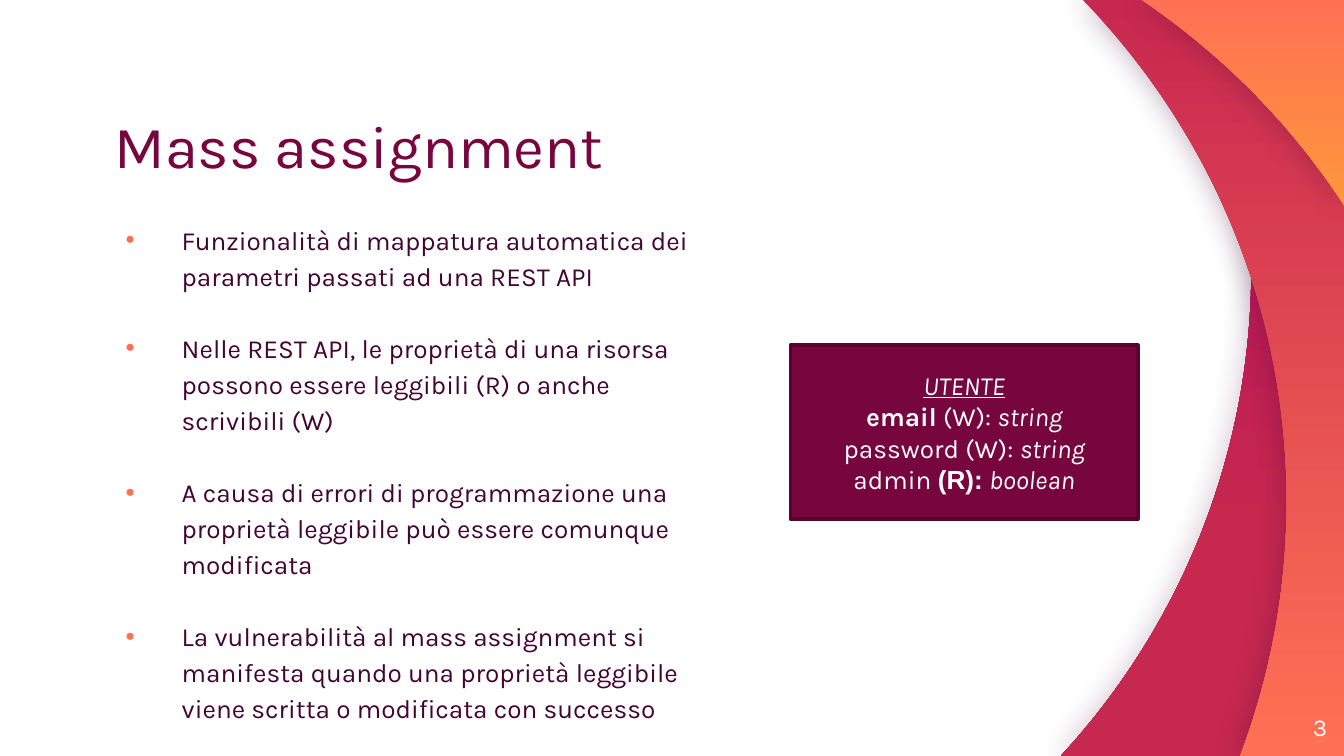
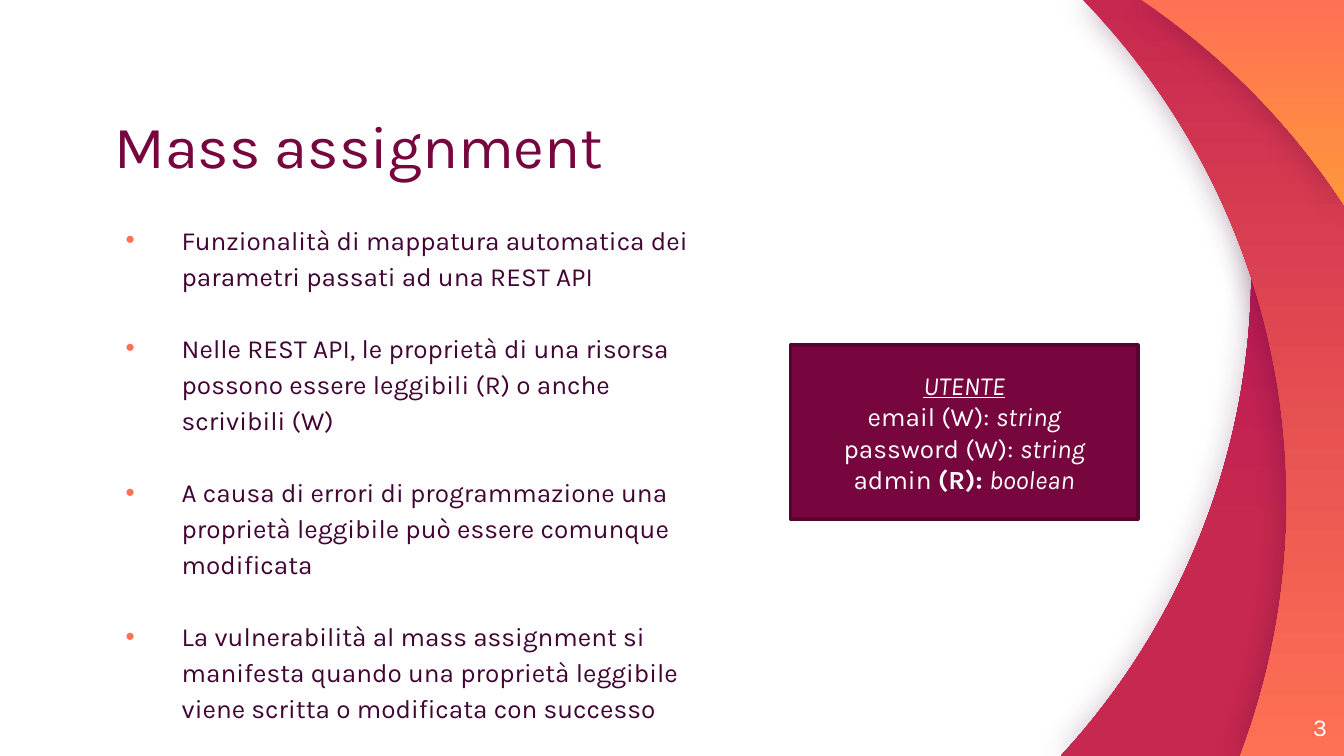
Before and after one commit to roberttimofte/InjectionTool, a slide deck: slide 3 of Presentazione.pptx. Drawn at 1344x756 pixels with LibreOffice and Linux fonts; fonts in the diff are those of the drawing. Boxes give left, top, right and bottom in pixels: in the first picture for what was removed or moved away, otherwise in the second. Text is boxed around its words. In the diff, an @@ line names an element or a change of style, - is before the commit and + after.

Commit message:
update presentation, added pdf version

```diff
--- a/Presentazione.pptx
+++ b/Presentazione.pptx
@@ text in rectangle at (854,407,1075,492): bold off in "email"; font Arial to Karla in "(R):" @@
```
Also in this commit, not shown: 1 other file.
